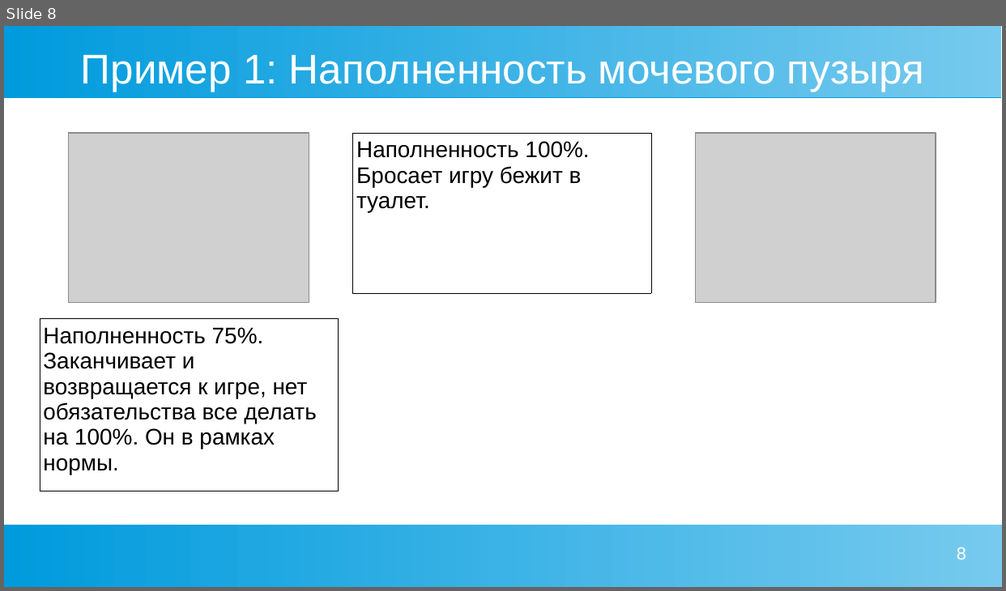
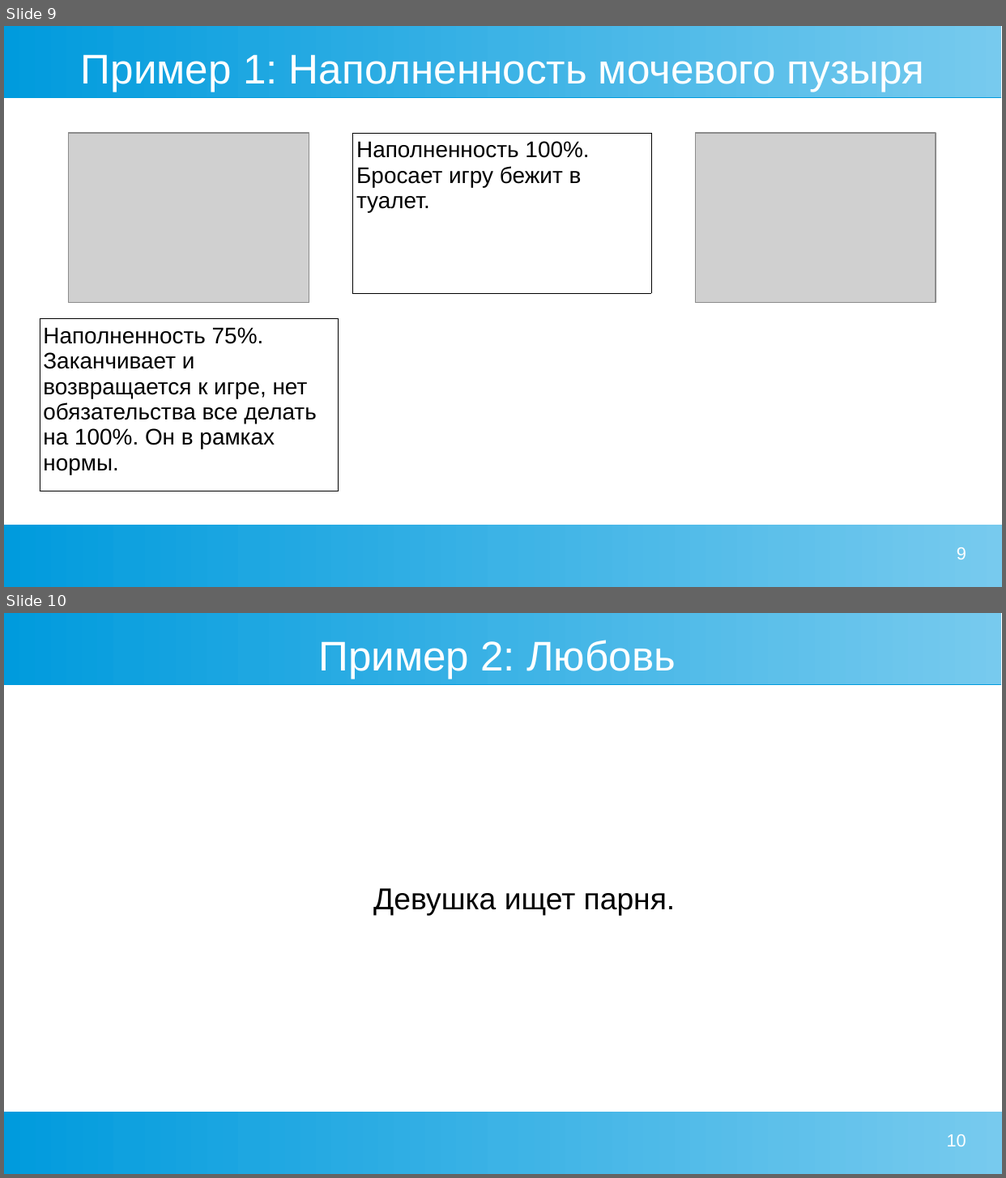
Before and after one commit to Chularev/articles, a slide deck: Psychology/2. гомеостаз и мотивация.odp. Shown one above the other, each under a label of ours: slide 8 before the commit, slides 9 and 10 after it. The pictures are 1006x591 and 1006x1178 pixels, drawn with LibreOffice and Linux fonts; fonts in the diff are those of the drawing; grey boxes stand for pictures. Boxes give left, top, right and bottom in pixels: in the first picture for what was removed or moved away, otherwise in the second. Text is boxed around its words. In the diff, an @@ line names an element or a change of style, - is before the commit and + after.

```diff
--- a/Psychology/2. гомеостаз и мотивация.odp
+++ b/Psychology/2. гомеостаз и мотивация.odp
@@ slide 10 added at (4,613,1002,1174), background #FFFFFF; not listed: 2 template elements that a slide beside it also shows @@
@@ title added at (318,640,675,679), 33 pt, text #FFFFFF @@
+Пример 2: Любовь
@@ text added at (373,888,675,916), 24 pt, text #000000 @@
+Девушка ищет парня.
@@ page number added at (947,1135,966,1147), 14 pt, text #FFFFFF @@
+10
@@ what was slide 8 is now slide 9 @@
@@ page number at (957,548,966,560): text changed @@
-8
+9
```
Also in this commit, not shown: 2 slides changed, 6 other slides added.
